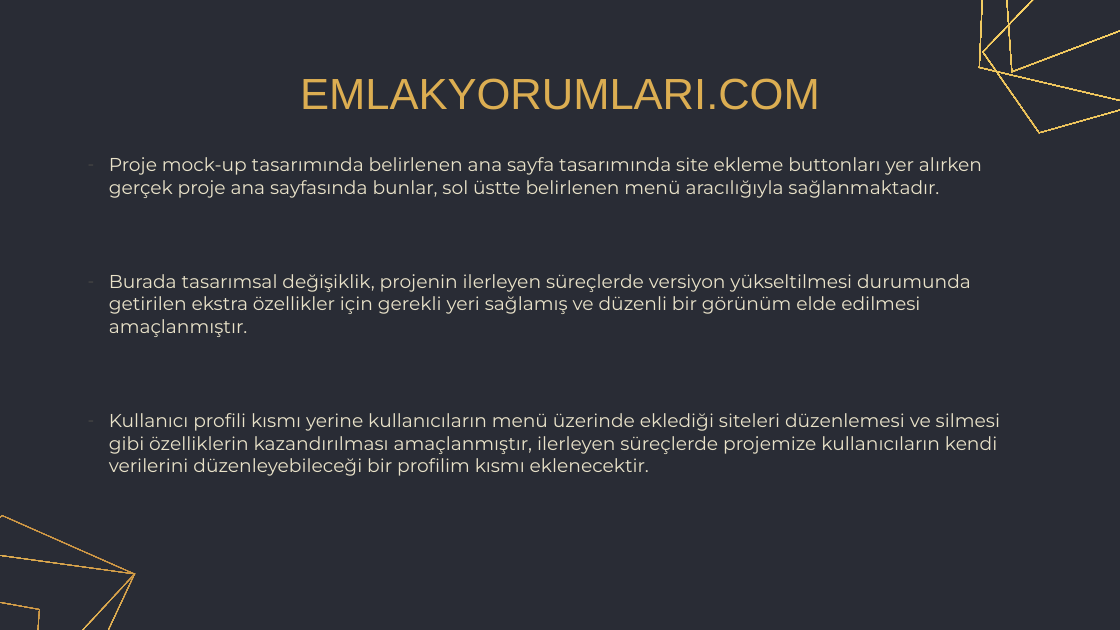
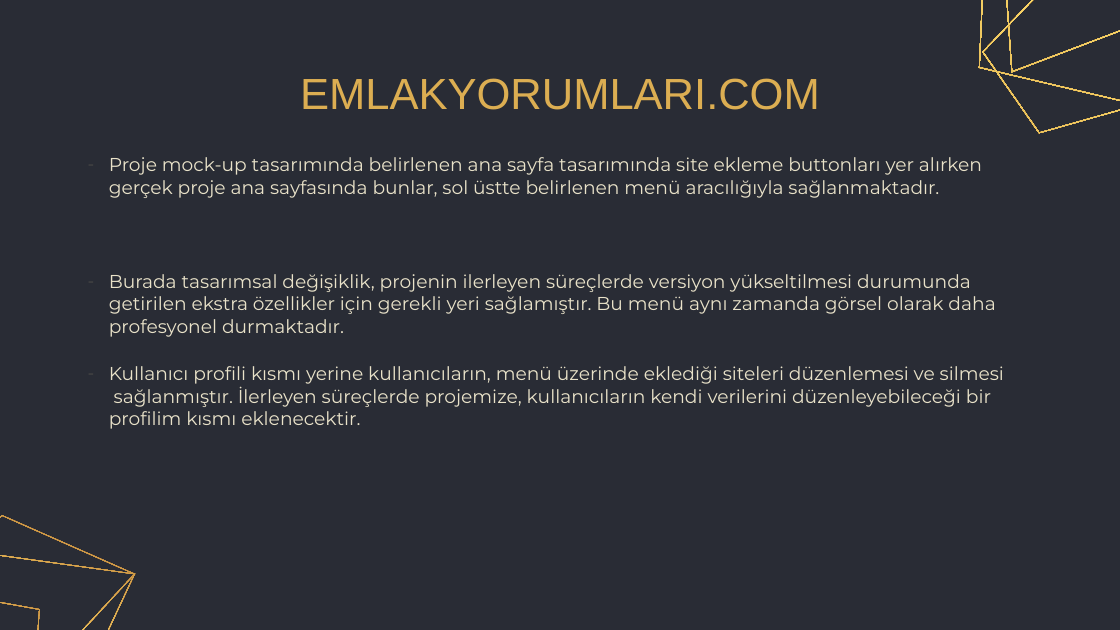
Before and after one commit to cmlblbn/Emlak_Yorumlari.com, a slide deck: slide 10 of Project_presentation/Project_presentation.pptx. Drawn at 1120x630 pixels with LibreOffice and Linux fonts; fonts in the diff are those of the drawing. Boxes give left, top, right and bottom in pixels: in the first picture for what was removed or moved away, otherwise in the second. Text is boxed around its words. In the diff, an @@ line names an element or a change of style, - is before the commit and + after.

```diff
--- a/Project_presentation/Project_presentation.pptx
+++ b/Project_presentation/Project_presentation.pptx
@@ subtitle at (109, 274, 1004, 429): text changed @@
-– Burada tasarımsal değişiklik, projenin ilerleyen süreçlerde versiyon yükseltilmesi durumunda getirilen ekstra özellikler için gerekli yeri sağlamış ve düzenli bir görünüm elde edilmesi amaçlanmıştır.
-– Kullanıcı profili kısmı yerine kullanıcıların menü üzerinde eklediği siteleri düzenlemesi ve silmesi gibi özelliklerin kazandırılması amaçlanmıştır, ilerleyen süreçlerde projemize kullanıcıların kendi verilerini düzenleyebileceği bir profilim kısmı eklenecektir.
+– Burada tasarımsal değişiklik, projenin ilerleyen süreçlerde versiyon yükseltilmesi durumunda getirilen ekstra özellikler için gerekli yeri sağlamıştır. Bu menü aynı zamanda görsel olarak daha profesyonel durmaktadır.
+– Kullanıcı profili kısmı yerine kullanıcıların, menü üzerinde eklediği siteleri düzenlemesi ve silmesi sağlanmıştır. İlerleyen süreçlerde projemize, kullanıcıların kendi verilerini düzenleyebileceği bir profilim kısmı eklenecektir.
```
Also in this commit, not shown: 11 other slides changed.
